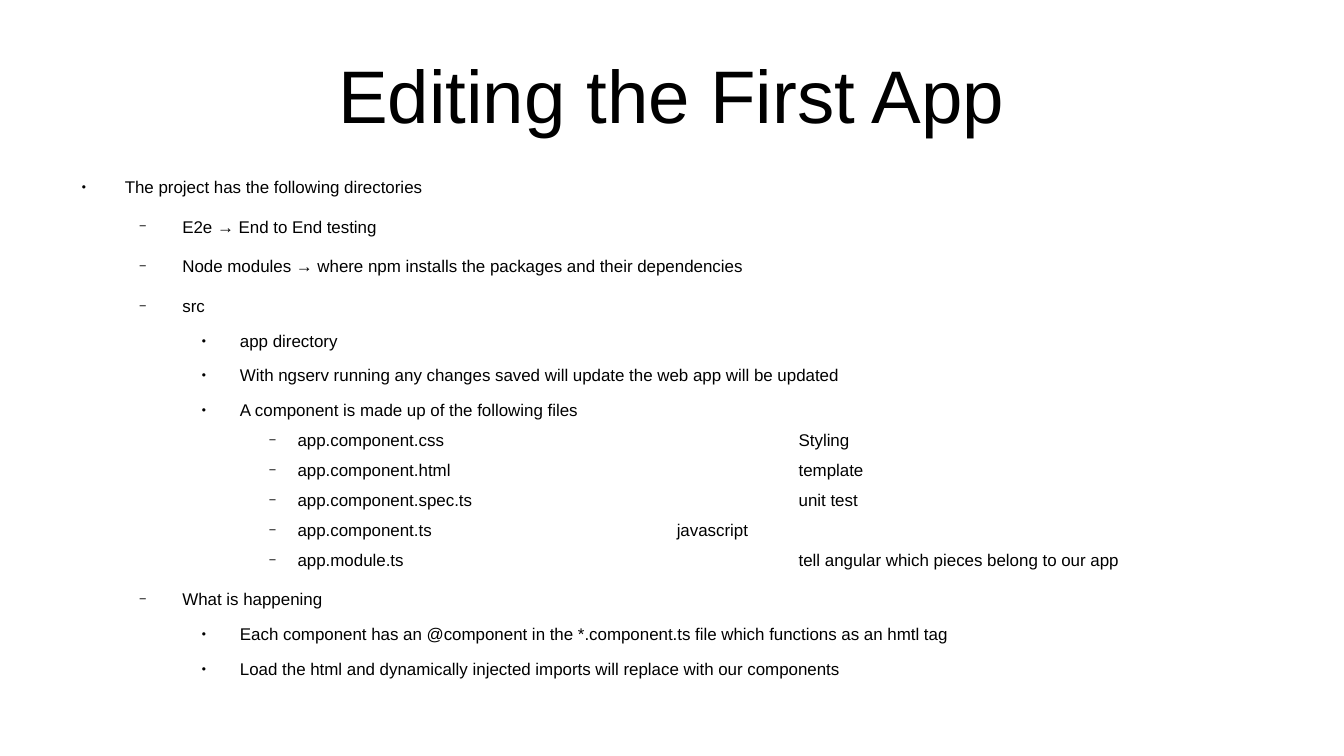
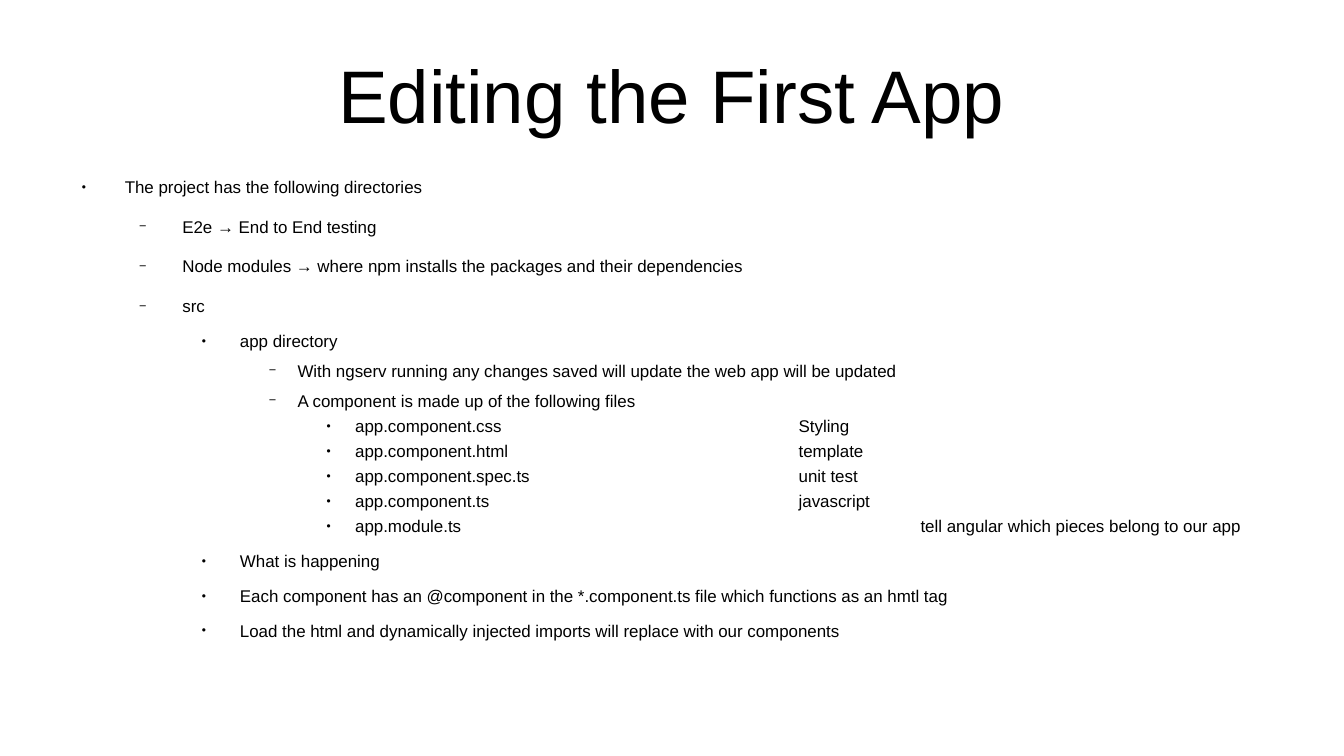
Before and after one commit to CharlesStockman/notesFromCourses, a slide deck: slide 5 of javascript/frameworks/angular/Angular 6 ( formerly Angular 2) -- The Complete Guide.odp. Drawn at 1344x756 pixels with LibreOffice and Linux fonts; fonts in the diff are those of the drawing. Boxes give left, top, right and bottom in pixels: in the first picture for what was removed or moved away, otherwise in the second. Text is boxed around its words. In the diff, an @@ line names an element or a change of style, - is before the commit and + after.

```diff
--- a/javascript/frameworks/angular/Angular 6 ( formerly Angular 2) -- The Complete Guide.odp
+++ b/javascript/frameworks/angular/Angular 6 ( formerly Angular 2) -- The Complete Guide.odp
@@ text at (240, 364, 1240, 571): bullet ● to −; list level 3 to 4 in "With ngserv running any changes ..."; list level 3 to 4 in "A component is made up ..."; bullet − to ●; list level 4 to 5 in "app.component.css Styling"; list level 4 to 5 in "app.component.html template"; list level 4 to 5 in "app.component.spec.ts unit test"; list level 4 to 5 in "app.component.ts javascript"; list level 4 to 5 in "app.module.ts tell angular which pieces ..."; list level 2 to 3 in "What is happening" @@
```
Also in this commit, not shown: 7 other slides changed, 13 slides added, 55 other files.
